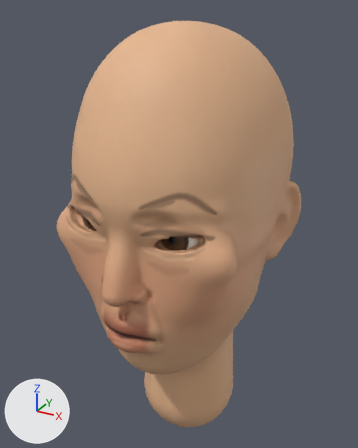
One commit to the glTF model game/assets/models/characters/heads/angular_f/angular_f.glb: the scene before it, then after it.
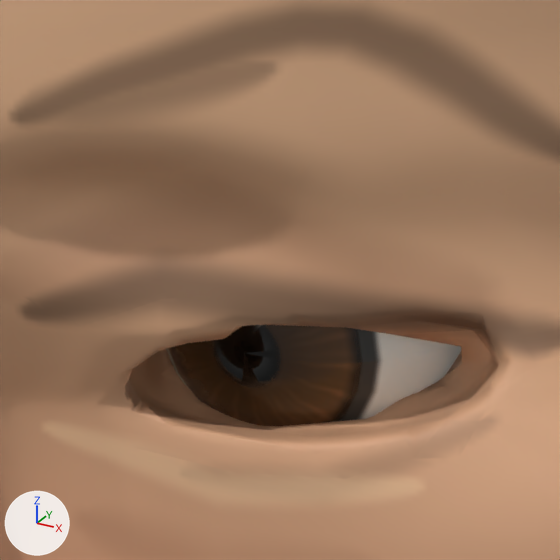
Old and new are each drawn whole from a 50 mm camera at (0.176, -0.327, 1.79) aimed at (-0.009, 0.01, 1.622) and again close up on the part from 38% to 60% of the width and 43% to 60% of the height. Every picture has the same lights, and +X, +Y and +Z are marked at lower left. The last two pictures show the newer version. Vertices at exactly the same position are counted once.

Objects in the first close-up: 'Eye_L', 'Head_Mesh'.
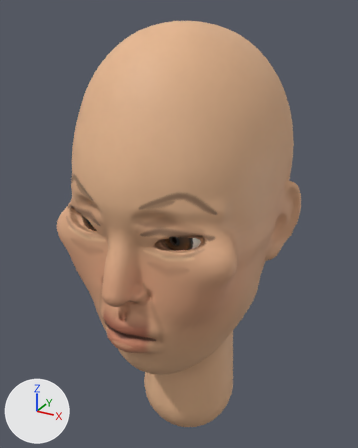
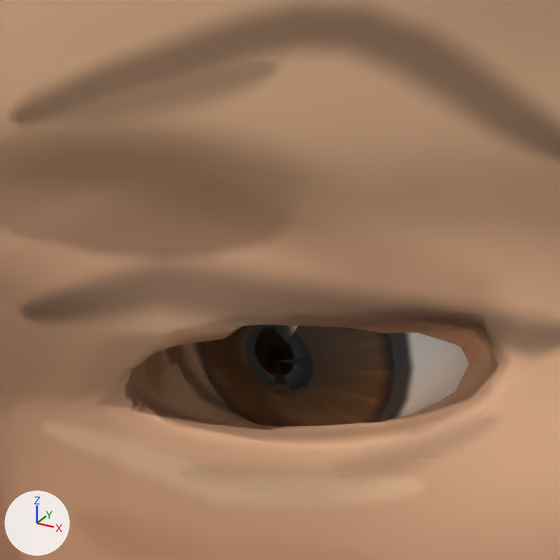
The newer file adds a shape key; the second version is drawn at full value of the shape key 'face_eye_spacing' of 'Eye_L', and the change is written as the vertex moves it makes.

Location of each change, (x1, y1, x2, y2) in pixels of the close-ups (560 x 560 px):
'Eye_L', moved: before (166, 325, 461, 426); after (191, 325, 469, 427)

The change, as a diff of the scene's bpy script:
```diff
--- a/game/assets/models/characters/heads/angular_f/angular_f.glb.py
+++ b/game/assets/models/characters/heads/angular_f/angular_f.glb.py
@@ me_eye_l @@
 # used by ob_eye_l; location = (0.0, 0.0, 0.0)
-me_eye_l.from_pydata(...)  # 332 vertices, 660 faces; spans x 0.0156..0.0488, y -0.0774..-0.0442, z 1.6357..1.6685
+me_eye_l.from_pydata(...)  # 332 vertices, 660 faces; spans x 0.0188..0.052, y -0.0774..-0.0442, z 1.6357..1.6685
+# me_eye_l part 1: the whole mesh is moved by (0.0032, 0.0, 0.0)
 me_eye_l.materials.append(mat_wm_eye_angular_f)
```
